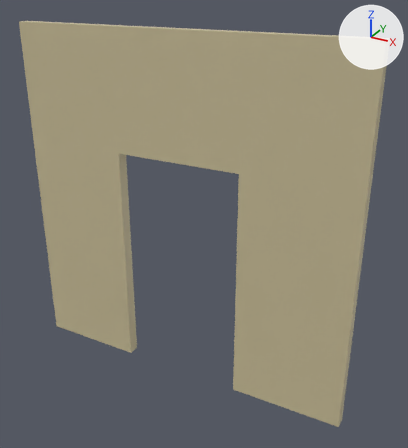
One commit to the FBX model Assets/Level_Art/Meshes/Modules/Draft/SMD_Corridor_Wall_B.fbx: the scene before it, then after it.
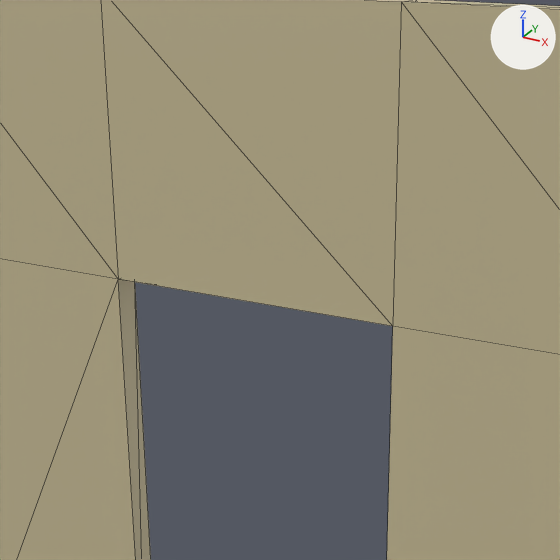
Each version is shown whole from a 50 mm lens placed at (0.75, -3.63, 3.35), pointed at (-1.32, 0.13, 1.47), then close up on the part from 16% to 76% of the width and 7% to 62% of the height. Lighting does not change. The marker at upper right points along +X, +Y and +Z. The close-ups show mesh edges as thin lines. Where no turn or scale is listed for an object, it has been applied to the vertices.

Names of what the first close-up shows: 'SMD_Corridor_Wall_B'.
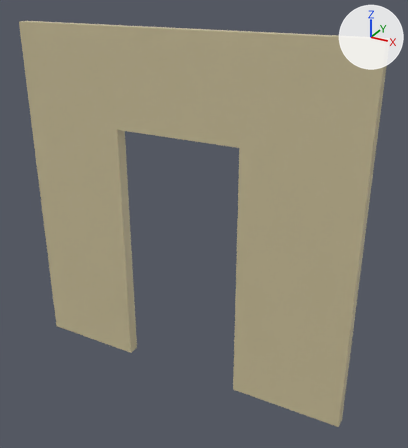
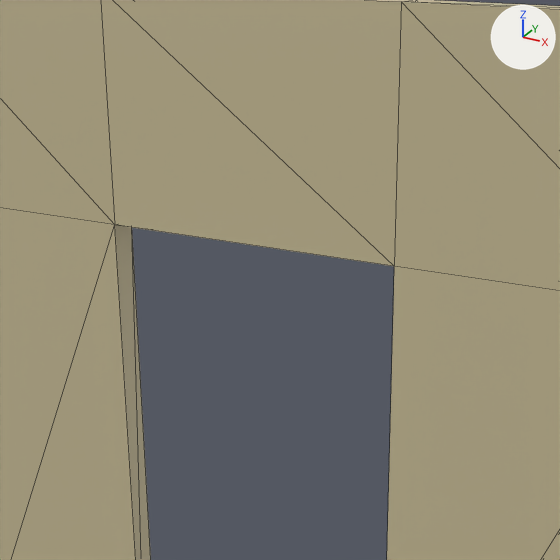
What differs and where, as boxes [x1, y1, x2, y2] in the close-ups (560 x 560 px; the box of a moved part takes in the faces that stretch with it):
part 1 of me_mesh, moved or reshaped
    both: [0, 0, 560, 560]

Edits to the bpy script that builds the scene:
```text
Change me_mesh:
    where me_mesh.from_pydata(...)  # 24 vertices, 44 faces; spans x -3.0..0.0, y 0.0..0.1, z 0.0..3.0
    used by ob_smd_corridor_wall_b; location = (0.0, 0.0, 0.0)
    before: 16 (0.0, 0.0, 2.0), 17 (-0.95, 0.0, 2.0) at pixel (392, 326), 18 (-2.05, 0.0, 2.0) at pixel (118, 279), 19 (-3.0, 0.0, 2.0), 20 (-3.0, 0.1, 2.0)
    before: 21 (-2.05, 0.1, 2.0), 22 (-0.95, 0.1, 2.0), 23 (0.0, 0.1, 2.0)
    me_mesh part 1
    add for i in [*range(16, 24)]: me_mesh.vertices[i].co += Vector((0.0, 0.0, 0.2))
```
